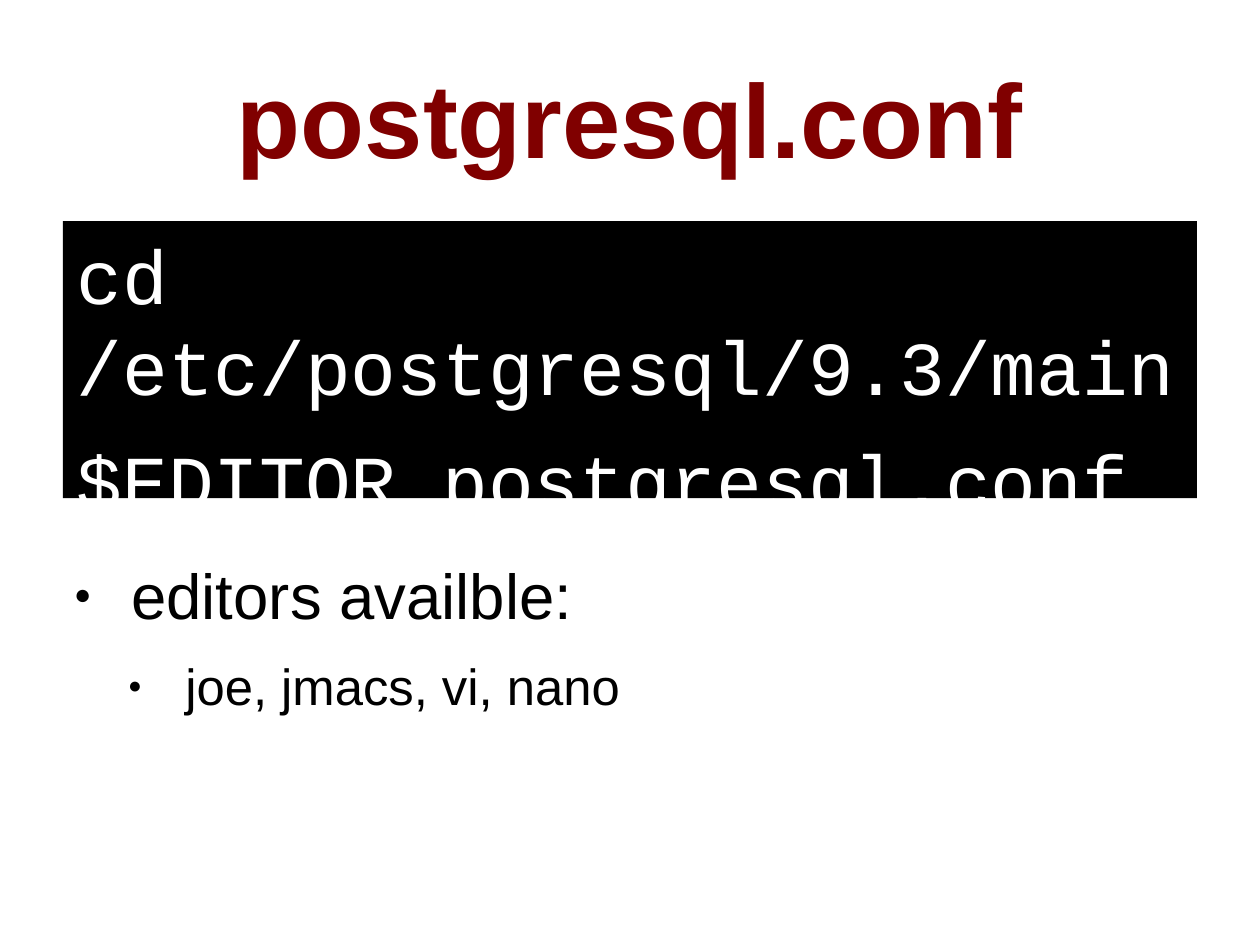
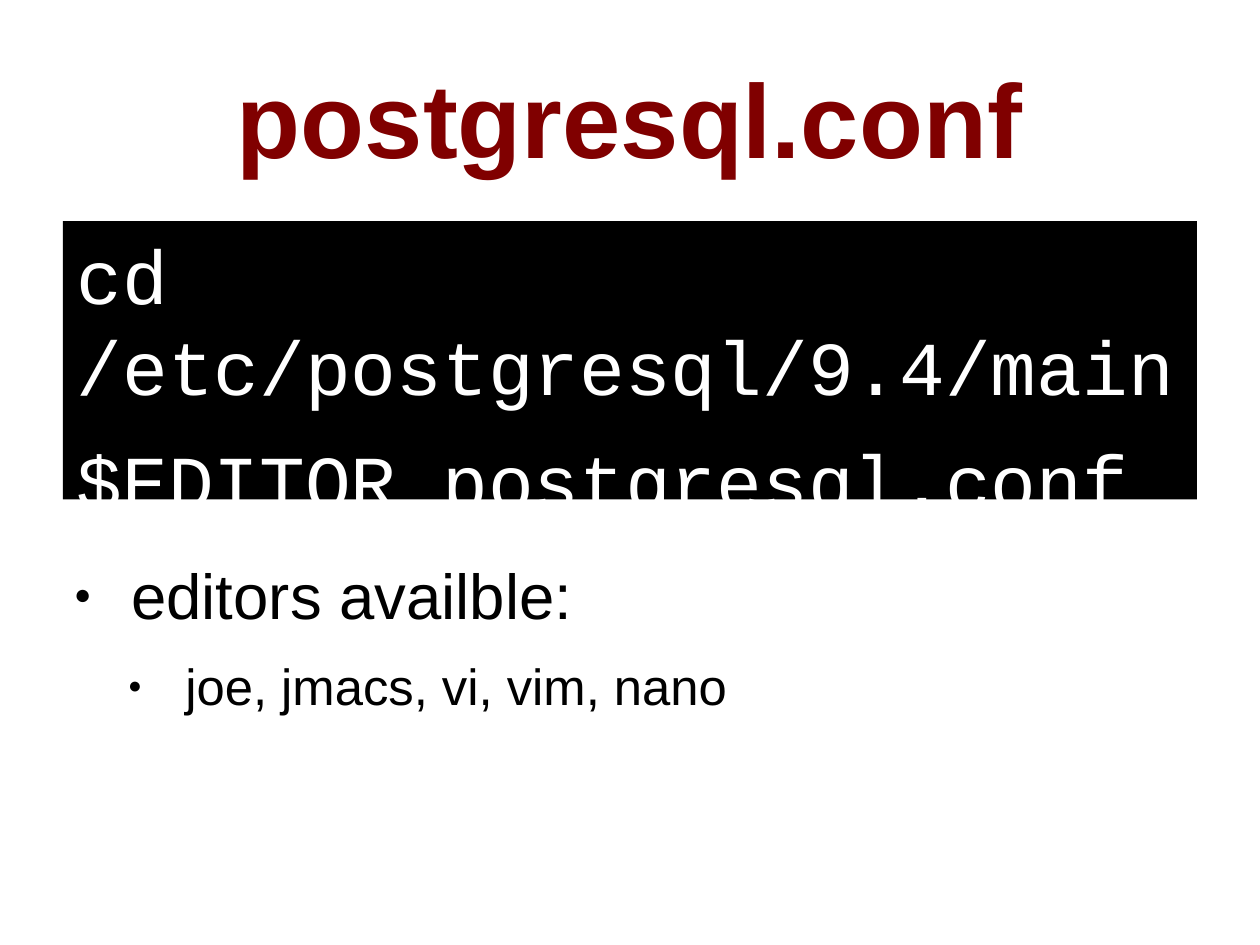
Before and after one commit to pgexperts/accidentalDBA, a slide deck: slide 73 of tutorial/accidental_dba.odp (slide 74 before the commit). Drawn at 1260x945 pixels with LibreOffice and Linux fonts; fonts in the diff are those of the drawing. Boxes give left, top, right and bottom in pixels: in the first picture for what was removed or moved away, otherwise in the second. Text is boxed around its words. In the diff, an @@ line names an element or a change of style, - is before the commit and + after.

```diff
--- a/tutorial/accidental_dba.odp
+++ b/tutorial/accidental_dba.odp
@@ text at box(77, 249, 1174, 411): text changed @@
-cd /etc/postgresql/9.3/main
+cd /etc/postgresql/9.4/main
@@ text at box(185, 668, 727, 716): text changed @@
-  ● joe, jmacs, vi, nano
+  ● joe, jmacs, vi, vim, nano
```
Also in this commit, not shown: 24 other slides changed, 3 slides added, 7 slides removed, 21 other files.
